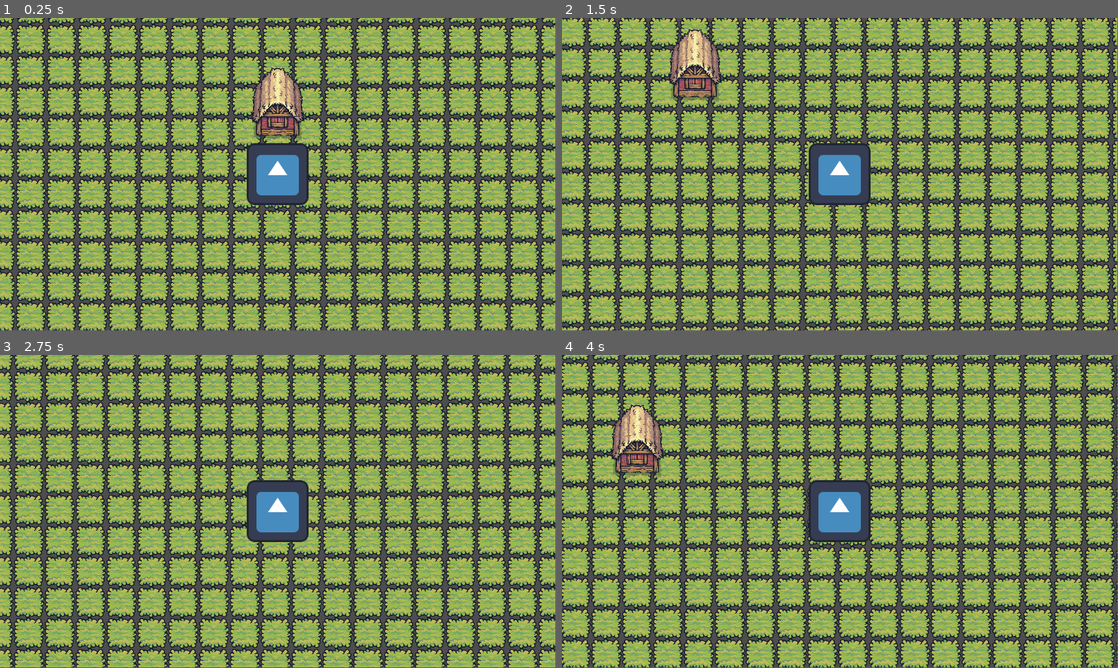
Above: before the commit, frames 1-4 (two rows, left to right).
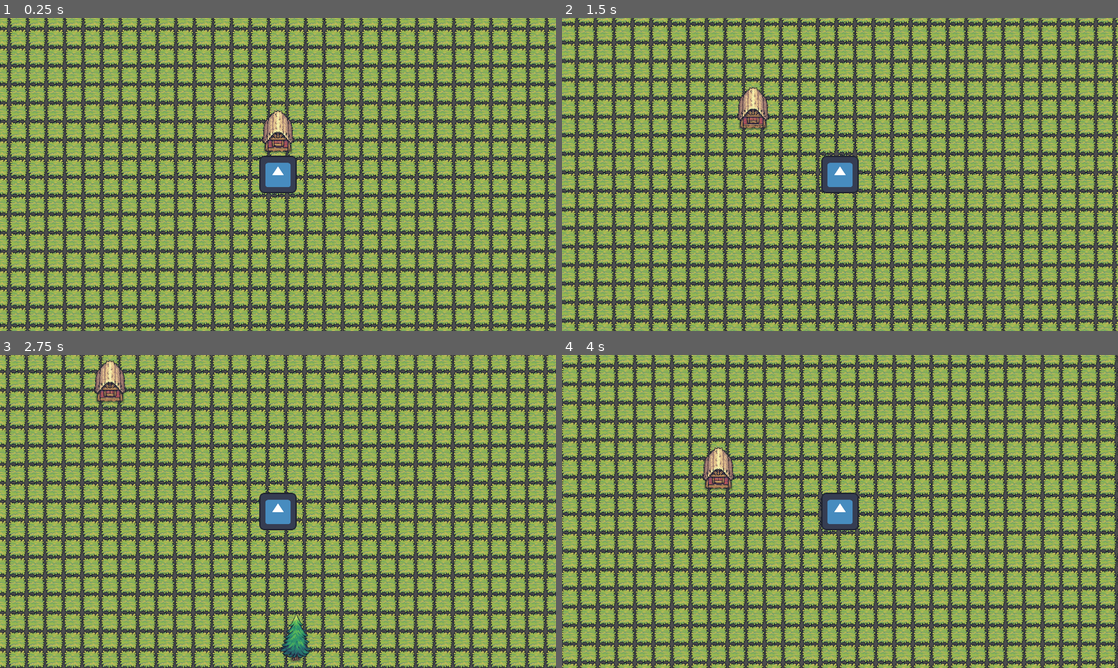
Above: after the commit, the same moments.

Repository: CPhuong24/UPJam2024
Game: Godot game, scene res://world.tscn
The game is run twice, just before and just after one commit, with the same random seed, the same clock (stepped at 60 frames per second) and the same inputs. The engine's default icon, where the game draws it, is replaced by a stand-in: a white triangle on a blue panel in a dark square.
Inputs:
- Up to frame 1 (0.25 s): no input
- Up to frame 2 (1.5 s): tap Enter at 0.5 s; hold D (move_right) 0.53-1.28 s; tap E (interact) at 0.6, 1.35 s; hold S (move_down) from 1.28 s (still down)
- Up to frame 3 (2.75 s): release S (move_down) at 2.03 s; hold D (move_right) from 2.03 s (still down); tap E (interact) at 2.1 s
- Up to frame 4 (4 s): release D (move_right) at 2.78 s; hold W (move_up) 2.78-3.53 s; tap E (interact) at 2.85, 3.6 s; hold A (move_left) from 3.53 s (still down)
The window is 799x449 before the commit and 800x450 after it. Grey fills any space a smaller window leaves; there, only what the larger window draws over its background counts as a difference.

The runs differ from the first frame. In frame 1, 76% of the frame differs, in the area x 0-100%, y 0-100%; in frame 2, 77%; in frame 3, 75%; in frame 4, 77%.

Commit message:
Set Viewport to Stretch with Window
This forces the viewport to remain the same size regardless of window
size. Without this setting, a larger window would be able to see more
of the world.

Signed-off-by: Alex Schendel <alex.schendel@intel.com>

Diff:
--- a/project.godot
+++ b/project.godot
@@ -14,6 +14,12 @@
 run/main_scene="res://world.tscn"
 config/features=PackedStringArray("4.3", "Forward Plus")
 config/icon="res://icon.svg"
+
+[display]
+
+window/size/viewport_width=1920
+window/size/viewport_height=1080
+window/stretch/mode="viewport"
 
 [dotnet]
 
